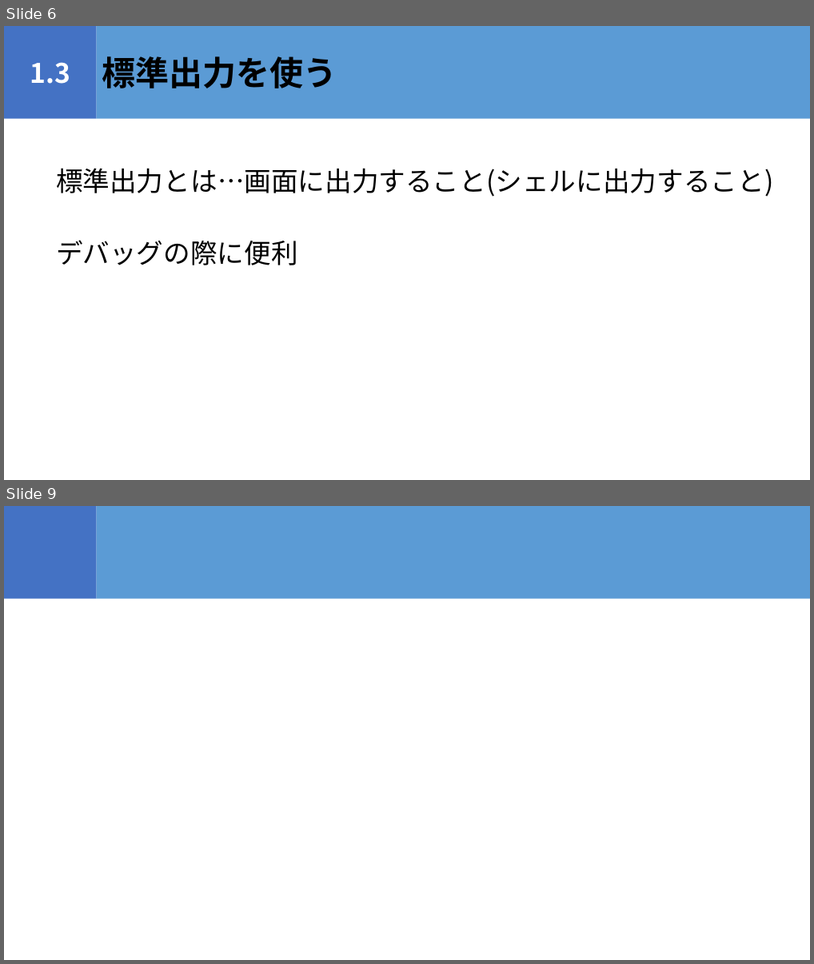
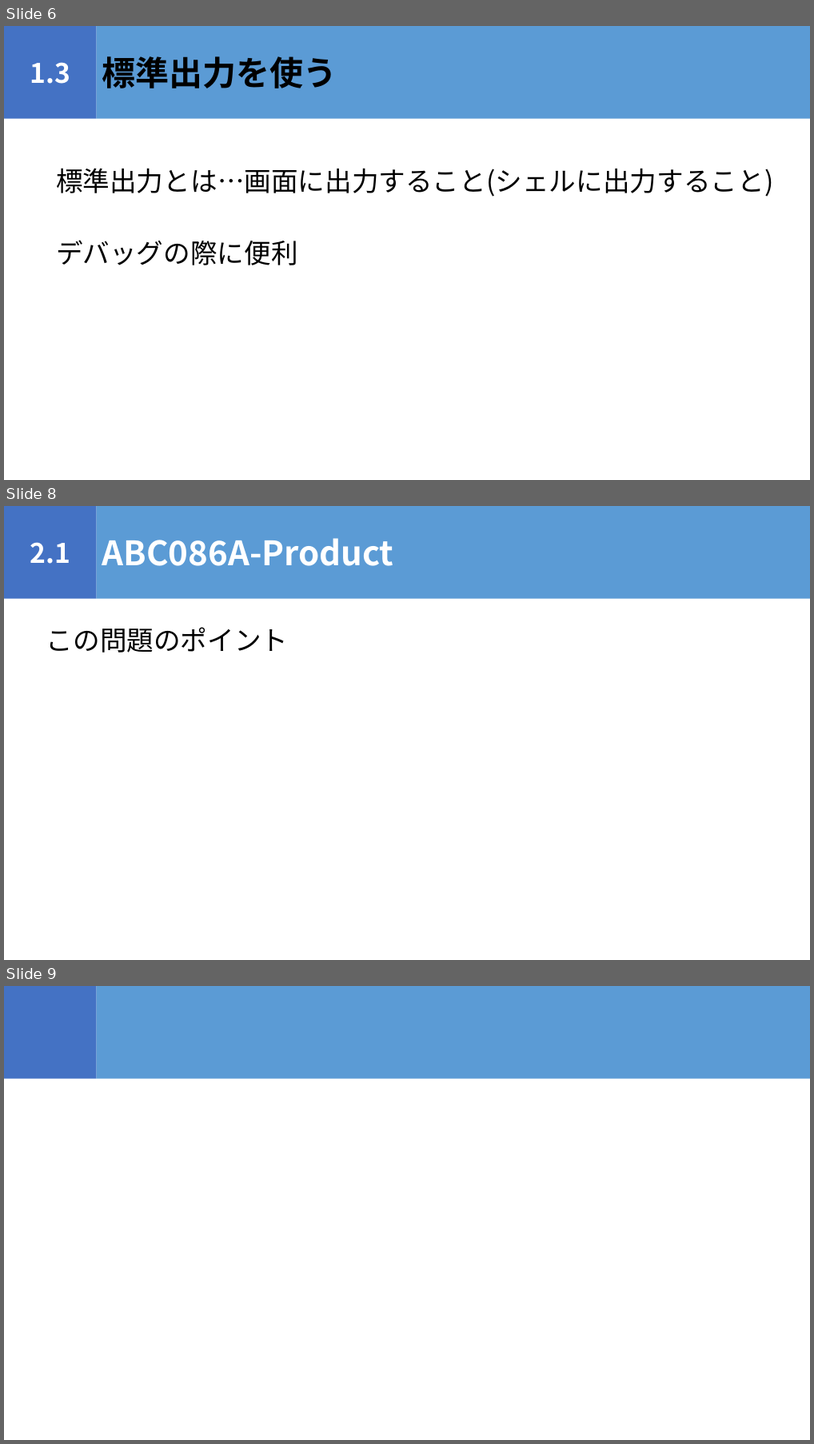
Before and after one commit to igeeeeee/triC_AtCoder_Beginners_Selection, a slide deck: ABS_勉強会.pptx. Shown one above the other, each under a label of ours: slides 6 and 9 before the commit, slides 6, 8 and 9 after it; the slides between them are not shown. The pictures are 814x964 and 814x1444 pixels, drawn with LibreOffice and Linux fonts; fonts in the diff are those of the drawing. Boxes give left, top, right and bottom in pixels: in the first picture for what was removed or moved away, otherwise in the second. Text is boxed around its words. In the diff, an @@ line names an element or a change of style, - is before the commit and + after.

```diff
--- a/ABS_勉強会.pptx
+++ b/ABS_勉強会.pptx
@@ slide 8 added at (4, 506, 810, 960), background #FFFFFF @@
@@ rectangle added at (4, 506, 97, 599), fill #4472C4, 32 pt, text #FFFFFF, bold @@
+2.1
@@ rectangle added at (97, 506, 810, 599), fill #5B9BD5, 40 pt, text #FFFFFF, bold @@
+ABC086A-Product
@@ text added at (46, 627, 288, 652), 32 pt, text #000000 @@
+この問題のポイント
```
Also in this commit, not shown: 1 other slide added, 2 slides removed, 2 other files.
